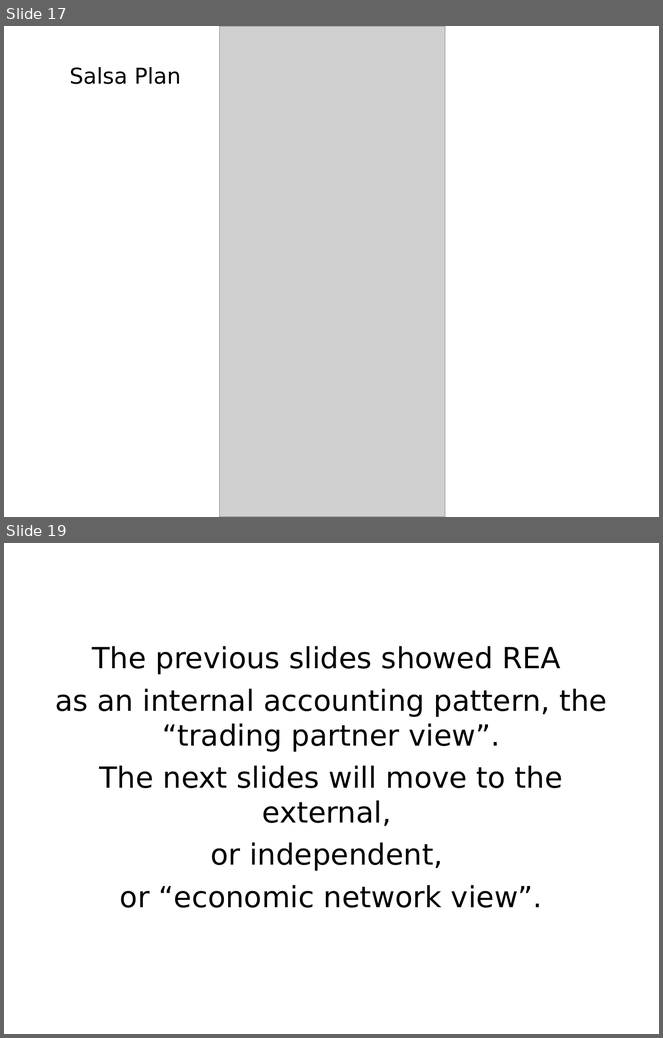
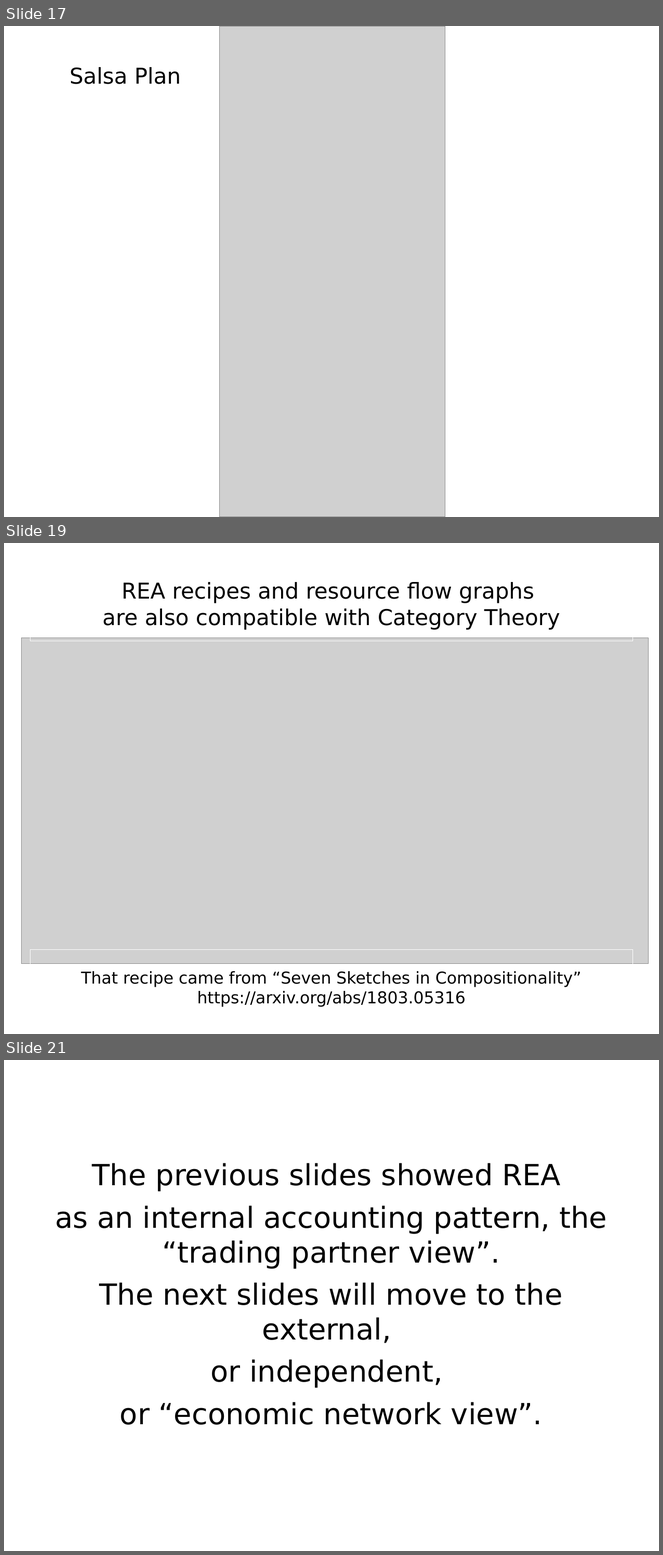
Before and after one commit to valueflows/vf-apps, a slide deck: REA intro.odp. Shown one above the other, each under a label of ours: slides 17 and 19 before the commit, slides 17, 19 and 21 after it; the slides between them are not shown. The pictures are 663x1038 and 663x1555 pixels, drawn with LibreOffice and Linux fonts; fonts in the diff are those of the drawing; grey boxes stand for pictures. Boxes give left, top, right and bottom in pixels: in the first picture for what was removed or moved away, otherwise in the second. Text is boxed around its words. In the diff, an @@ line names an element or a change of style, - is before the commit and + after.

Commit message:
added category theory slides

```diff
--- a/REA intro.odp
+++ b/REA intro.odp
@@ slide 19 added at <box>4,543,659,1034</box>, background #FFFFFF @@
@@ rectangle added at <box>30,565,633,641</box>, outline #FFFFFF 0 pt, 24 pt, text #000000 @@
+REA recipes and resource flow graphs
+are also compatible with Category Theory
@@ picture added at <box>21,638,648,964</box> @@
@@ rectangle added at <box>30,950,633,1026</box>, outline #FFFFFF 0 pt, 18 pt, text #000000 @@
+That recipe came from “Seven Sketches in Compositionality”
+https://arxiv.org/abs/1803.05316
@@ what was slide 19 is now slide 21 @@
```
Also in this commit, not shown: 1 other slide added.
